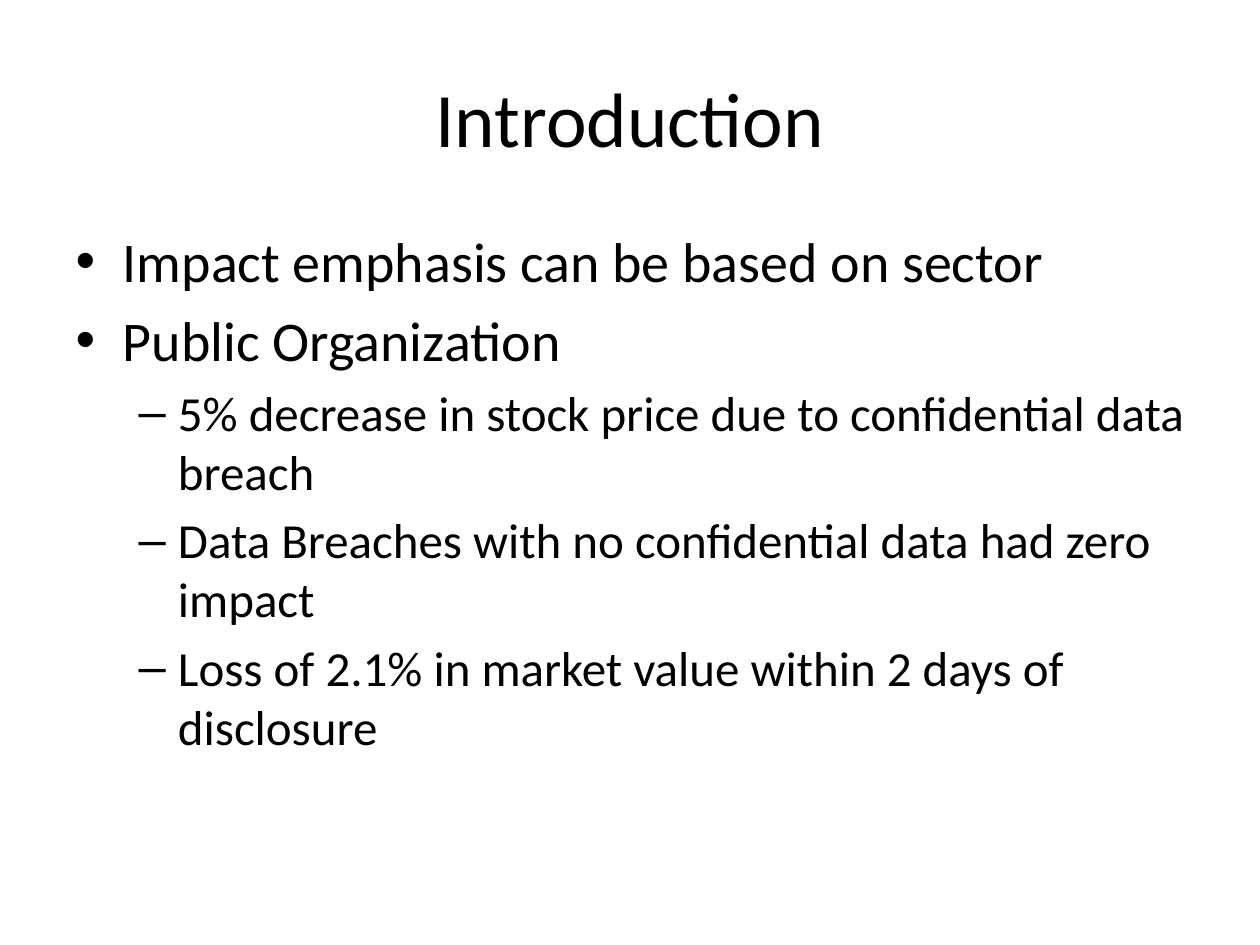
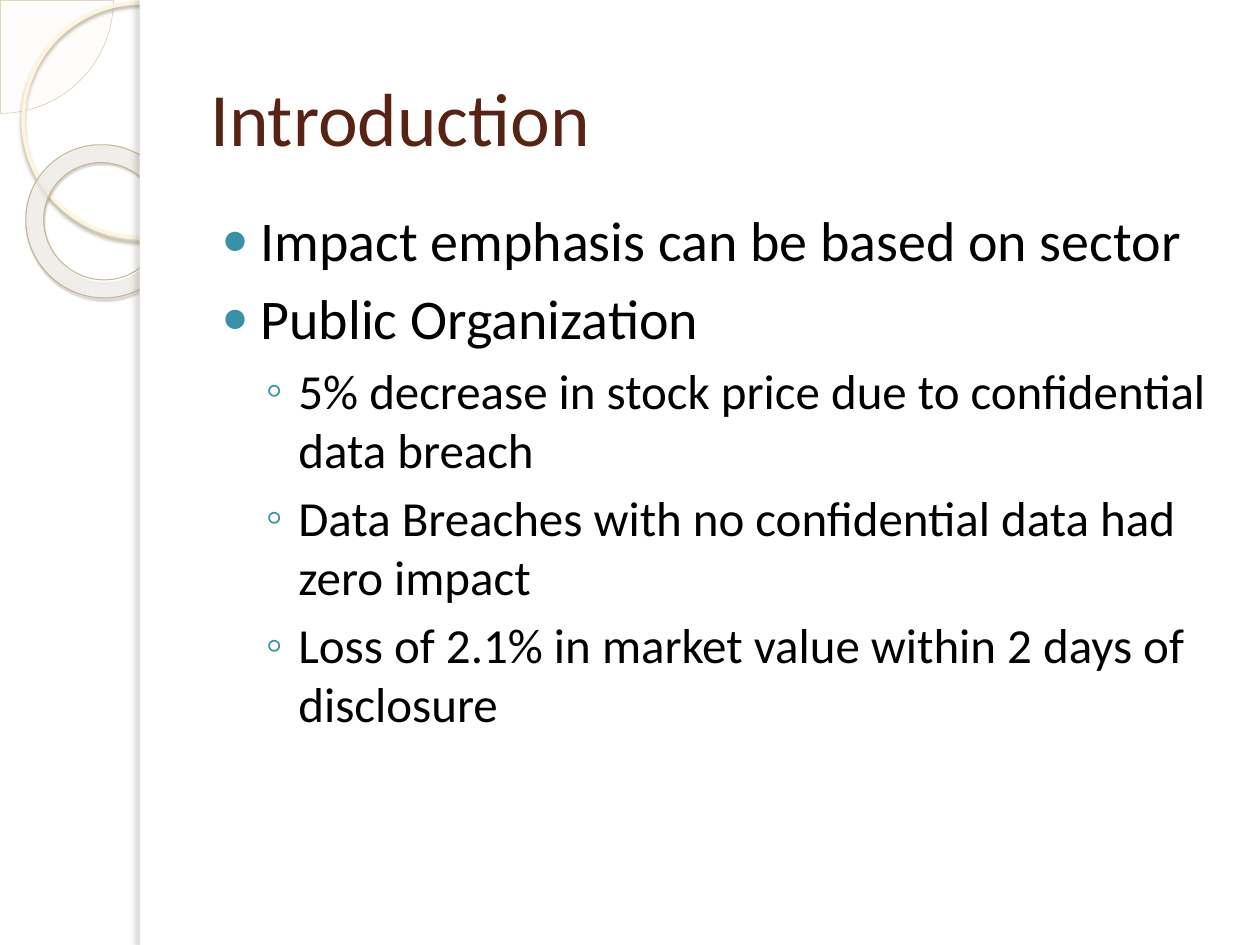
Before and after one commit to jayvelasco1990/big-data, a slide deck: slide 5 of Final Project/draft_presentation.pptx. Drawn at 1260x945 pixels with LibreOffice and Linux fonts; fonts in the diff are those of the drawing; background and template pictures are left out. Boxes give left, top, right and bottom in pixels: in the first picture for what was removed or moved away, otherwise in the second. Text is boxed around its words. In the diff, an @@ line names an element or a change of style, - is before the commit and + after.

```diff
--- a/Final Project/draft_presentation.pptx
+++ b/Final Project/draft_presentation.pptx
@@ pie slice (boxed as its full ellipse) added at (0,0,113,113), fill #FEFAF4 at 33% opacity, outline #D3C39F 0.25 pt @@
@@ ellipse added at (23,3,257,237), outline #FFF5DE 2.15 pt @@
@@ rectangle added at (140,0,1260,945), fill #FFFFFF @@
@@ rectangle added at (140,0,150,945), fill #FFFFFF @@
@@ title "Introduction": place and size @@
-title "Introduction" at (436,93,824,148)
+title "Introduction" at (210,93,589,147)
@@ title "Introduction" at (210,93,589,147): size 44 to 43 pt, text colour #000000 to #572314; alignment centre to left @@
@@ donut added at (0,113,211,329), fill gradient #FFFCF6 to #FFFEFB to #F0D28E, outline #C7B893 0.58 pt @@
@@ text "Impact emphasis can be based ...": place and size @@
-text "Impact emphasis can be based ..." at (123,243,1184,746)
+text "Impact emphasis can be based ..." at (261,222,1206,723)
@@ text "Impact emphasis can be based ..." at (261,222,1206,723): bullet • to ●; bullet – to ◦ @@
```
Also in this commit, not shown: 51 other slides changed, 3 other files.
